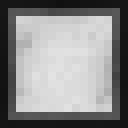
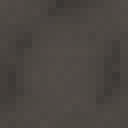
Before/after of a 128×128 layered artwork. What changed in the layer stack:
hid "Border" over (0, 0, 128, 128)
hid "Large Border" over (0, 0, 128, 128)
hid group "Mirror" (2 layers) over (0, 0, 128, 128)
hid group "Core BG" (2 layers) over (0, 0, 128, 128)
added group "Sides" with 2 layers above "Background" over (0, 0, 128, 128)
added layer "Bg #1" (multiply, 90%) in group "Sides" over (0, 0, 128, 128)
added layer "Bg" in group "Sides" over (0, 0, 128, 128)
